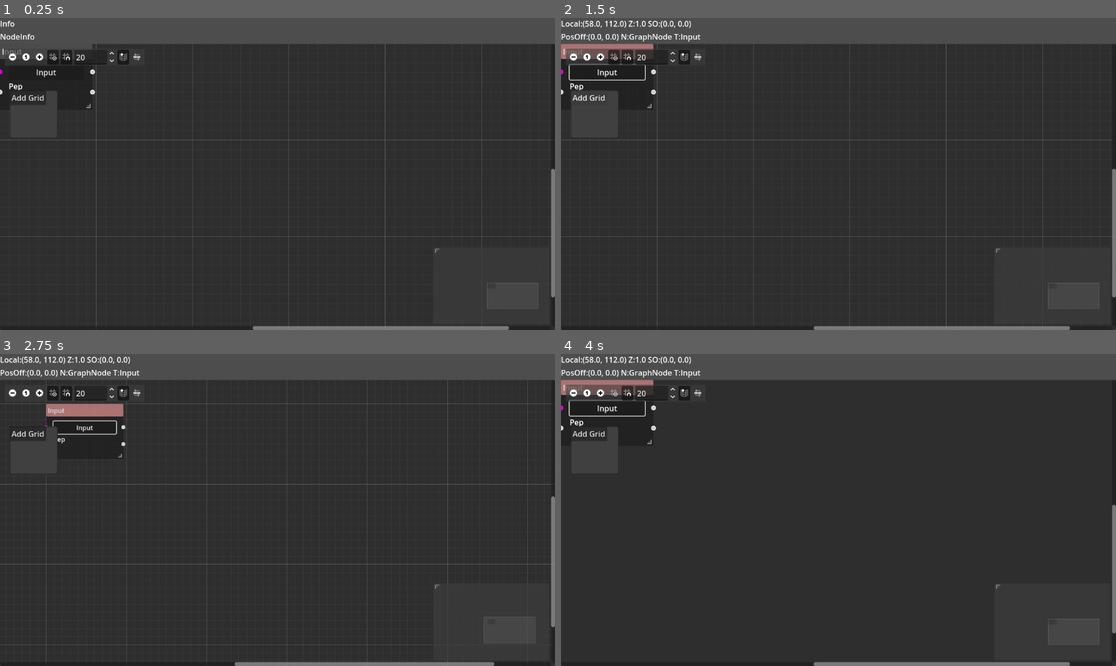
Above: before the commit, frames 1-4 (two rows, left to right).
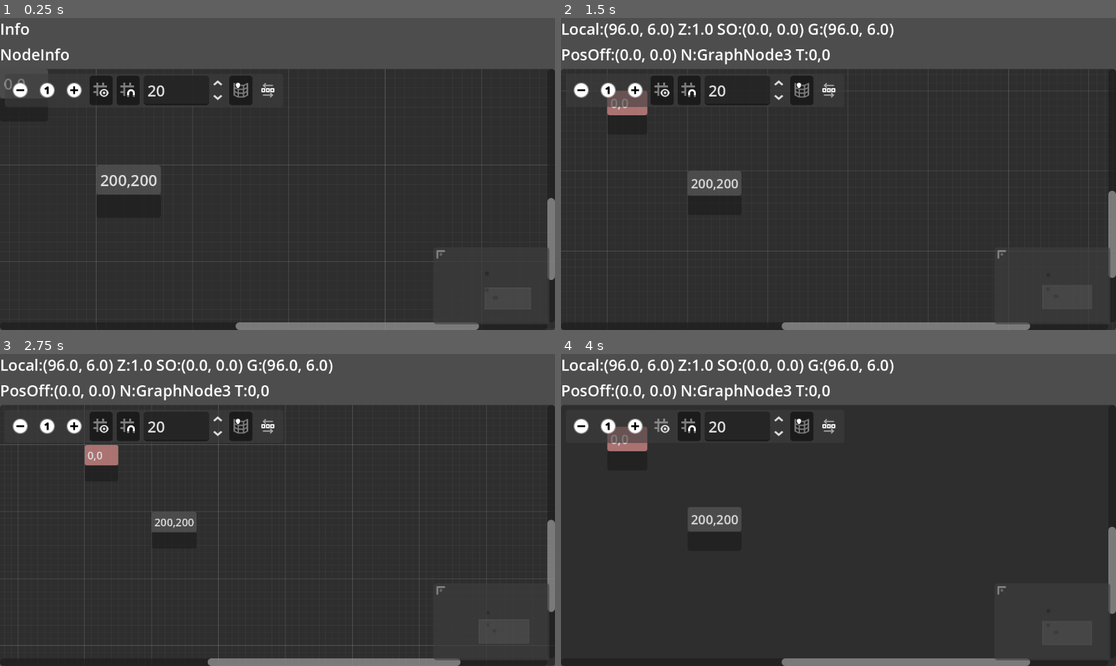
Above: after the commit, the same moments.

Repository: yabadabu/godot_flow
Game: Godot game, scene res://flow_root.tscn
Same seed, same stepped clock (60 frames per second), same inputs: the game is played once before the commit and once after it. The project has no main scene, so this scene is started directly.
Inputs (mouse positions are in pixels of both pictures, inside the frame that each line leads up to; where the layout moved, square brackets give the same spot in the first picture):
- Up to frame 1 (0.25 s): no input
- Up to frame 2 (1.5 s): click (605, 71) at 0.5 s, where only the run before the commit has a clickable "Input"; click (588, 99) at 1.25 s, where only the run before the commit has a clickable "Add Grid"
- Up to frame 3 (2.75 s): click (22, 425) [11, 394] at 2 s
- Up to frame 4 (4 s): click (633, 425) [599, 394] at 2.75 s; click (660, 425) [616, 394] at 3.5 s

The runs differ from the first frame. In frame 1, 12% of the frame differs, in the area x 0-100%, y 0-100%; in frame 2, 13%; in frame 3, 13%; in frame 4, 12%.

Commit message:
local to graph coords. Placement works now

Diff:
--- a/flow_root.gd
+++ b/flow_root.gd
@@ -4,11 +4,70 @@
 @onready var info : Label = %LabelInfo
 @onready var node_info : Label = %LabelNodeInfo
 
+var local_drop_position : Vector2 = Vector2(0,0)
+
+# ------------------------------------------------
+func getSelectedNodes():
+	var nodes = []
+	for child in gedit.get_children():
+		var node = child as GraphNode
+		if node and node.selected:
+			nodes.push_back(node)
+	return nodes
+
+func deleteNodes( nodes ):
+	for child in nodes:
+		var node = child as GraphNode
+		node.queue_free()
+
+func deleteSelectedNodes():
+	var nodes = getSelectedNodes()
+	deleteNodes( nodes )
+
+func localToGraphCoords( local_coords : Vector2 ):
+	#var view_zero_in_scroll_offset = gedit.scroll_offset / gedit.zoom
+	return ( gedit.scroll_offset + local_coords ) / gedit.zoom
+
+func addNode( node_name ):
+	var uri = "res://flow_nodes/%s.tscn" % node_name
+
+	# Check if file exists first
+	if not ResourceLoader.exists(uri):
+		push_error("Error: Scene file does not exist at ", uri)
+		return null
+
+	var scene = load( uri ) as PackedScene
+	if not scene:
+		push_error("Error: Scene file failed to load ", uri)
+		return null
+
+	var node = scene.instantiate() as GraphNode
+	if not node:
+		push_error("Error: Scene file should contain a GraphNode ", uri)
+		return null
+
+	node.position_offset = localToGraphCoords(local_drop_position)
+	node.size.x = 400
+	gedit.add_child(node)
+
+# ------------------------------------------------
 func _on_graph_edit_gui_input(event):
+	updateNodeInfo()
+
 	var evt_mouse_motion = event as InputEventMouseMotion
 	if evt_mouse_motion:
-		info.text = "Local:%s Z:%s SO:%s" % [ event.position, gedit.zoom, gedit.scroll_offset ]
-		updateNodeInfo()
+		var local_pos = evt_mouse_motion.position
+		var mouse_in_scroll_offset = localToGraphCoords( local_pos )
+		info.text = "Local:%s Z:%s SO:%s G:%s" % [ local_pos, gedit.zoom, gedit.scroll_offset, mouse_in_scroll_offset ]
+		return
+
+	var evt_key = event as InputEventKey
+	if evt_key:
+		var key = evt_key.keycode
+		if key == KEY_X:
+			deleteSelectedNodes()
+		if key == KEY_A:
+			openAddMenu()
 
 func updateNodeInfo():
 	var new_text : String
@@ -22,13 +81,20 @@
 	updateNodeInfo()
 
 func _on_graph_edit_popup_request(at_position):
-	var p = %PopupMenu
+	local_drop_position = at_position
+	var p : PopupMenu = %PopupMenu
+	p.size = Vector2( 400,200 )
+	p.popup_centered( Vector2( 400, 200 ))
 	p.position = get_screen_position() + at_position
+	p.show()
 	p.popup()
-	p.show()
 
-func add_node( node ):
-	pass
+func openAddMenu():
+	var pos = get_local_mouse_position()
+	_on_graph_edit_popup_request( pos )
 
 func _on_button_add_grid_pressed():
-	pass # Replace with function body.
+	addNode( "grid" )
+
+func _on_popup_menu_id_pressed(id: int) -> void:
+	addNode( "grid" )
--- a/flow_root.tscn
+++ b/flow_root.tscn
@@ -38,58 +38,44 @@
 layout_mode = 2
 size_flags_vertical = 3
 
+[node name="GraphNode3" type="GraphNode" parent="VBoxContainer/GraphEdit"]
+layout_mode = 0
+offset_right = 100.0
+offset_bottom = 100.0
+mouse_filter = 1
+title = "0,0"
+
 [node name="GraphNode" type="GraphNode" parent="VBoxContainer/GraphEdit"]
 layout_mode = 0
-offset_right = 192.0
-offset_bottom = 137.0
+offset_left = 200.0
+offset_top = 200.0
+offset_right = 300.0
+offset_bottom = 300.0
 mouse_filter = 1
-resizable = true
-title = "Input"
-slot/0/left_enabled = true
-slot/0/left_type = 0
-slot/0/left_color = Color(1, 0, 1, 1)
-slot/0/left_icon = null
-slot/0/right_enabled = true
-slot/0/right_type = 0
-slot/0/right_color = Color(1, 1, 1, 1)
-slot/0/right_icon = null
-slot/0/draw_stylebox = true
-slot/1/left_enabled = true
-slot/1/left_type = 0
-slot/1/left_color = Color(1, 1, 1, 1)
-slot/1/left_icon = null
-slot/1/right_enabled = true
-slot/1/right_type = 0
-slot/1/right_color = Color(1, 1, 1, 1)
-slot/1/right_icon = null
-slot/1/draw_stylebox = true
+position_offset = Vector2(200, 200)
+title = "200,200"
 
-[node name="Button" type="Button" parent="VBoxContainer/GraphEdit/GraphNode"]
-layout_mode = 2
-size_flags_vertical = 3
-text = "Input
-"
-
-[node name="Label" type="Label" parent="VBoxContainer/GraphEdit/GraphNode"]
-layout_mode = 2
-text = "Pep
-"
+[node name="GraphNode2" type="GraphNode" parent="VBoxContainer/GraphEdit"]
+layout_mode = 0
+offset_top = -400.0
+offset_right = 100.0
+offset_bottom = -300.0
+mouse_filter = 1
+position_offset = Vector2(0, -400)
+title = "0,-400"
 
 [node name="PopupMenu" type="PopupMenu" parent="."]
 unique_name_in_owner = true
 position = Vector2i(20, 150)
-visible = true
-
-[node name="VBoxContainer" type="VBoxContainer" parent="PopupMenu"]
-offset_right = 40.0
-offset_bottom = 40.0
-
-[node name="ButtonAddGrid" type="Button" parent="PopupMenu/VBoxContainer"]
-layout_mode = 2
-text = "Add Grid
-"
+item_count = 3
+item_0/text = "Grid"
+item_0/id = 0
+item_1/id = 1
+item_1/separator = true
+item_2/text = "Delete"
+item_2/id = 2
 
 [connection signal="gui_input" from="VBoxContainer/GraphEdit" to="." method="_on_graph_edit_gui_input"]
 [connection signal="node_selected" from="VBoxContainer/GraphEdit" to="." method="_on_graph_edit_node_selected"]
 [connection signal="popup_request" from="VBoxContainer/GraphEdit" to="." method="_on_graph_edit_popup_request"]
-[connection signal="pressed" from="PopupMenu/VBoxContainer/ButtonAddGrid" to="." method="_on_button_add_grid_pressed"]
+[connection signal="id_pressed" from="PopupMenu" to="." method="_on_popup_menu_id_pressed"]
--- a/project.godot
+++ b/project.godot
@@ -13,3 +13,7 @@
 config/name="godot_flow_app"
 config/features=PackedStringArray("4.4", "Forward Plus")
 config/icon="res://icon.svg"
+
+[gui]
+
+theme/default_theme_scale=2.0
